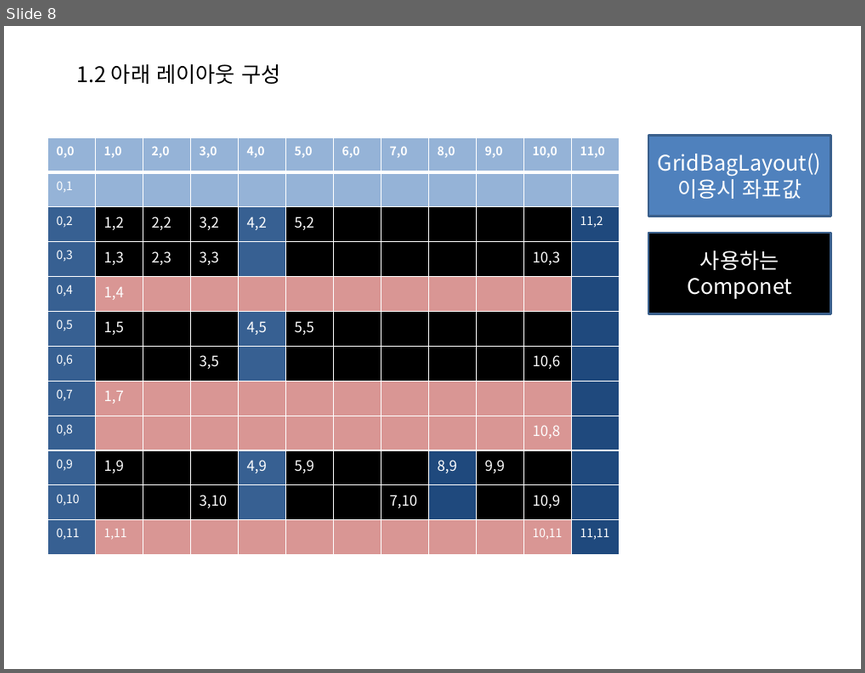
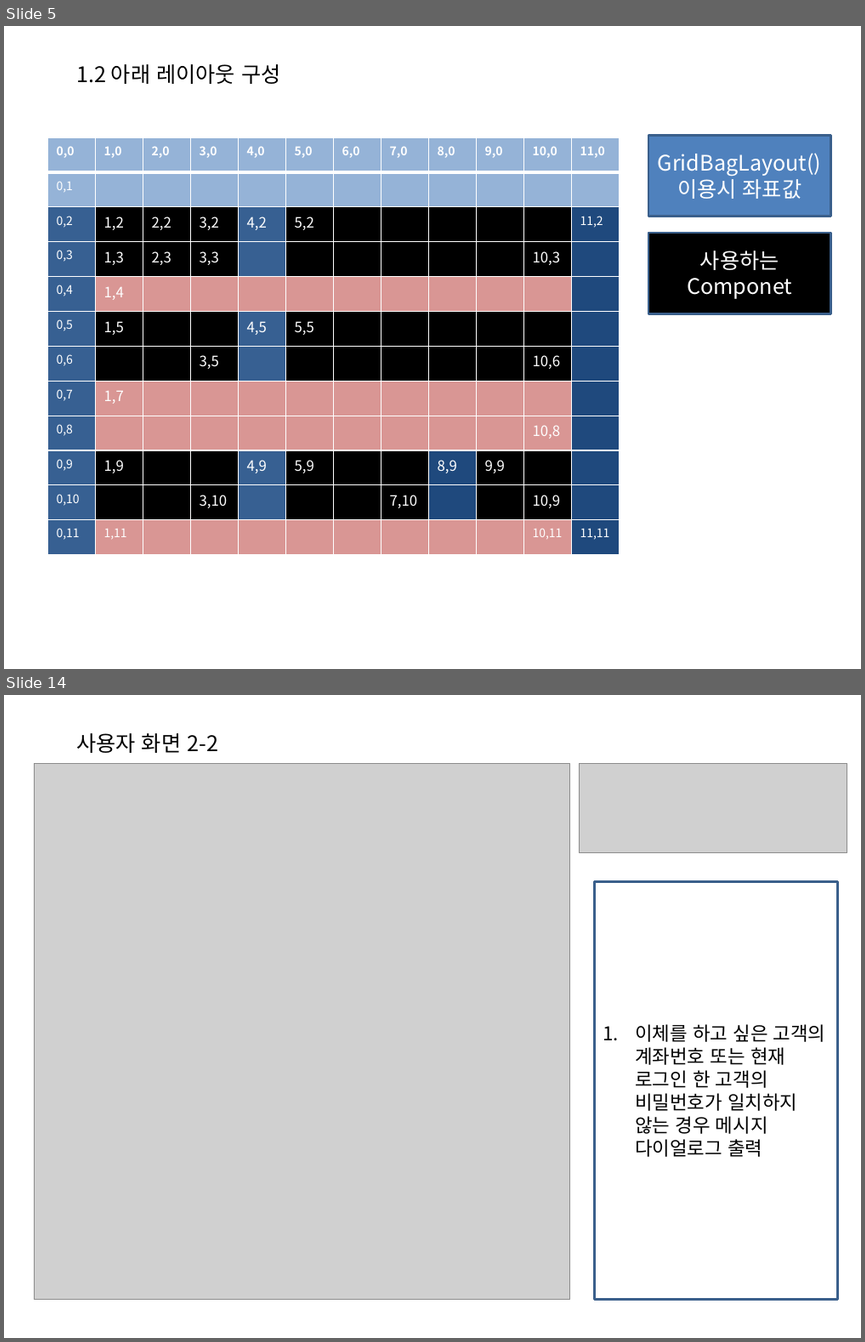
Before and after one commit to S-Onix/BankSystemProject, a slide deck: BankSystem/documentation/banksystem.pptx. Shown one above the other, each under a label of ours: slide 8 before the commit, slides 5 and 14 after it; the slides between them are not shown. The pictures are 865x673 and 865x1342 pixels, drawn with LibreOffice and Linux fonts; fonts in the diff are those of the drawing; grey boxes stand for pictures. Boxes give left, top, right and bottom in pixels: in the first picture for what was removed or moved away, otherwise in the second. Text is boxed around its words. In the diff, an @@ line names an element or a change of style, - is before the commit and + after.

```diff
--- a/BankSystem/documentation/banksystem.pptx
+++ b/BankSystem/documentation/banksystem.pptx
@@ slide 14 added at bbox=[4, 695, 861, 1338], background #FFFFFF @@
@@ text added at bbox=[76, 733, 218, 753], 18 pt, text #000000 @@
+사용자 화면 2-2
@@ picture added at bbox=[34, 764, 569, 1299] @@
@@ picture added at bbox=[579, 764, 846, 852] @@
@@ rectangle added at bbox=[595, 882, 837, 1300], fill #FFFFFF, outline #3A5F8C 2 pt, 16 pt, text #000000 @@
+1. 이체를 하고 싶은 고객의 계좌번호 또는 현재 로그인 한 고객의 비밀번호가 일치하지 않는 경우 메시지 다이얼로그 출력
@@ what was slide 8 is now slide 5 @@
```
Also in this commit, not shown: 3 slides changed, 22 other slides added, 9 slides removed, 8 other files.
